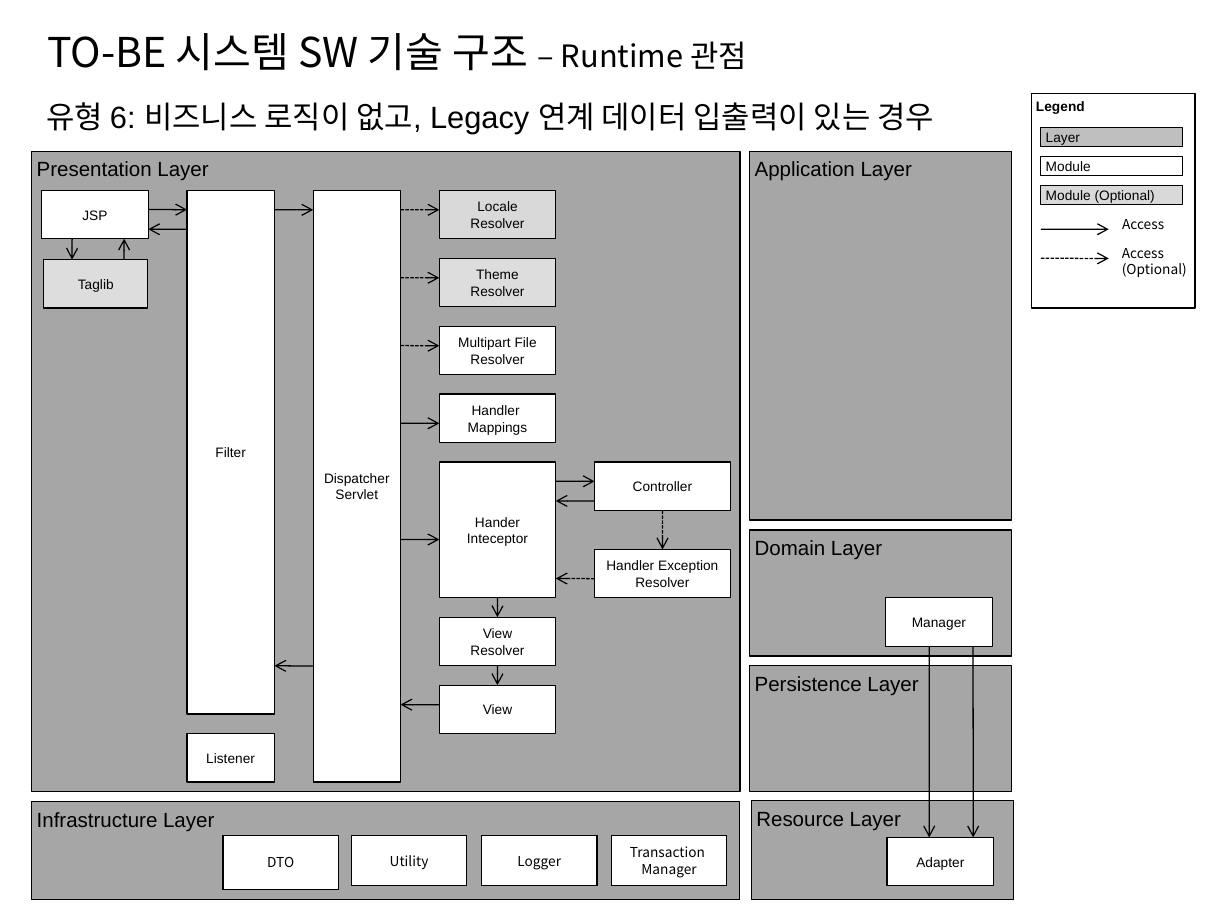
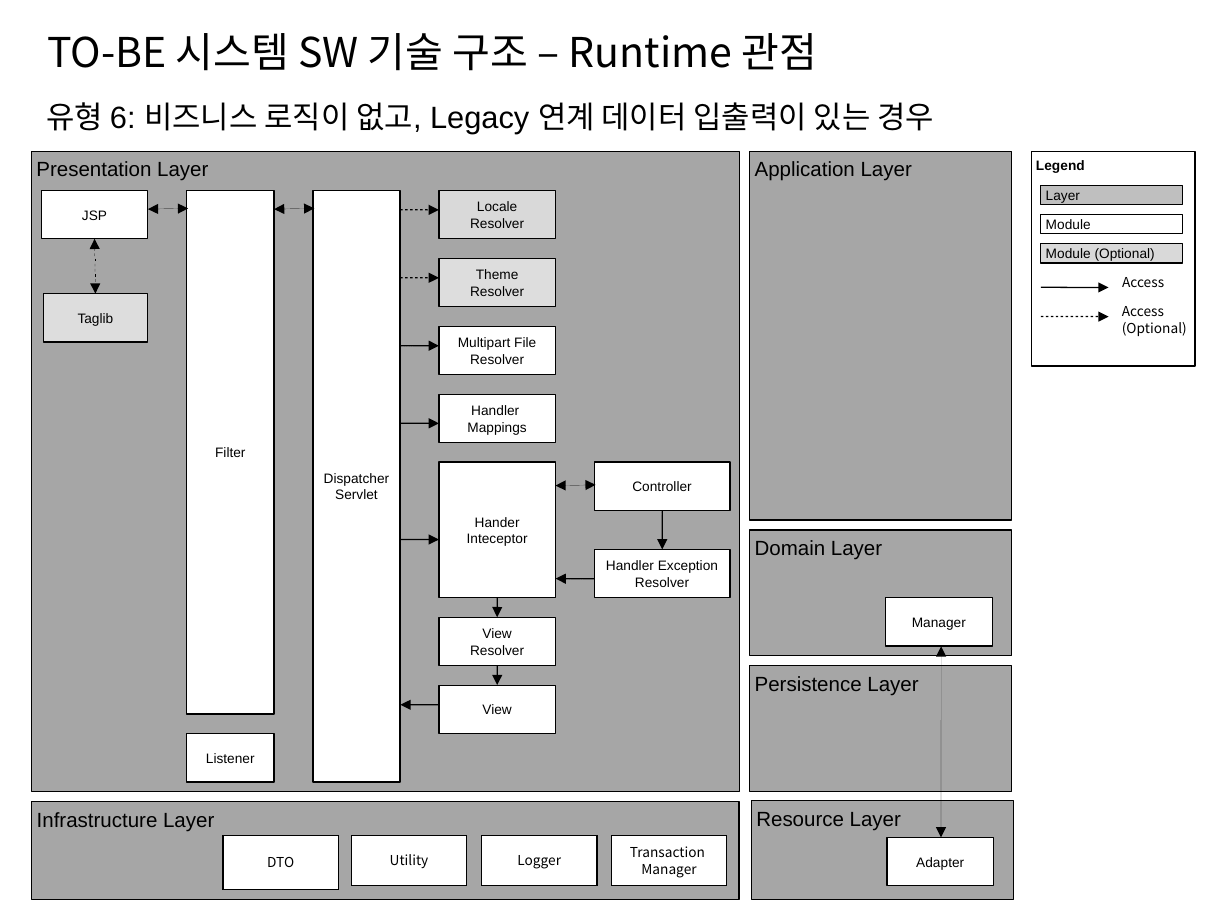
Before and after one commit to kwbaek/codelabor, a slide deck: slide 7 of documentation/0 architecture/design/TO-BE 시스템 SW 기술 구조 (Runtime 관점) (JSP).pptx. Drawn at 1232x924 pixels with LibreOffice and Linux fonts; fonts in the diff are those of the drawing. Boxes give left, top, right and bottom in pixels: in the first picture for what was removed or moved away, otherwise in the second. Text is boxed around its words. In the diff, an @@ line names an element or a change of style, - is before the commit and + after.

```diff
--- a/documentation/0 architecture/design/TO-BE 시스템 SW 기술 구조 (Runtime 관점) (JSP).pptx
+++ b/documentation/0 architecture/design/TO-BE 시스템 SW 기술 구조 (Runtime 관점) (JSP).pptx
@@ text "TO-BE 시스템 SW 기술 구조 ..." at (47,33,817,71): size 18 to 24 pt in "– Runtime 관점" @@
@@ arrow (148, 209) - (188, 208): arrow to double arrow; stroke #000000 0.74 pt to #000000 0.75 pt @@
@@ arrow (275, 209) - (314, 208): arrow to double arrow; stroke #000000 0.74 pt to #000000 0.75 pt @@
@@ arrow (400, 209) - (439, 209): arrowheads changed @@
@@ 4 rectangles, 2 texts: place and size @@
-4 rectangles, 2 texts at (1031,94,1195,308)
+4 rectangles, 2 texts at (1031,152,1195,366)
@@ arrow moved from (73, 239) - (73, 260) to (95, 239) - (95, 293) @@
@@ arrow (95, 239) - (95, 293): arrow to double arrow; stroke #000000 0.74 pt to #000000 0.75 pt @@
@@ arrow removed from (124, 260) to (124, 239) @@
@@ arrow removed from (187, 229) to (148, 229) @@
@@ rectangle "Taglib": place and size @@
-rectangle "Taglib" at (44,260,148,308)
+rectangle "Taglib" at (43,293,147,341)
@@ arrow (400, 277) - (439, 278): arrowheads changed @@
@@ arrow moved from (1041, 259) - (1109, 259) to (1041, 287) - (1109, 287) @@
@@ arrow (1041, 287) - (1109, 287): arrowheads changed @@
@@ arrow moved from (1041, 229) - (1109, 229) to (1041, 317) - (1109, 317) @@
@@ arrow (1041, 317) - (1109, 317): arrowheads changed @@
@@ arrow (400, 346) - (439, 346): arrowheads changed @@
@@ arrow (400, 424) - (439, 424): arrowheads changed @@
@@ arrow moved from (556, 482) - (595, 482) to (556, 485) - (596, 485) @@
@@ arrow (556, 485) - (596, 485): arrow to double arrow; stroke #000000 0.74 pt to #000000 0.75 pt @@
@@ arrow removed from (595, 501) to (556, 501) @@
@@ arrow (663, 511) - (663, 549): arrowheads changed @@
@@ arrow (400, 540) - (439, 540): arrowheads changed @@
@@ arrow (498, 598) - (498, 617): arrowheads changed @@
@@ arrow (594, 579) - (556, 579): arrowheads changed @@
@@ arrow moved from (929, 647) - (929, 838) to (941, 647) - (941, 838) @@
@@ arrow (941, 647) - (941, 838): arrow to double arrow; stroke #000000 0.74 pt to #000000 0.75 pt @@
@@ arrow removed from (973, 647) to (973, 838) @@
@@ arrow removed from (313, 667) to (275, 665) @@
@@ arrow (498, 665) - (498, 685): arrowheads changed @@
@@ arrow (439, 705) - (400, 705): arrowheads changed @@
```
Also in this commit, not shown: 7 other slides changed, 8 other files.
